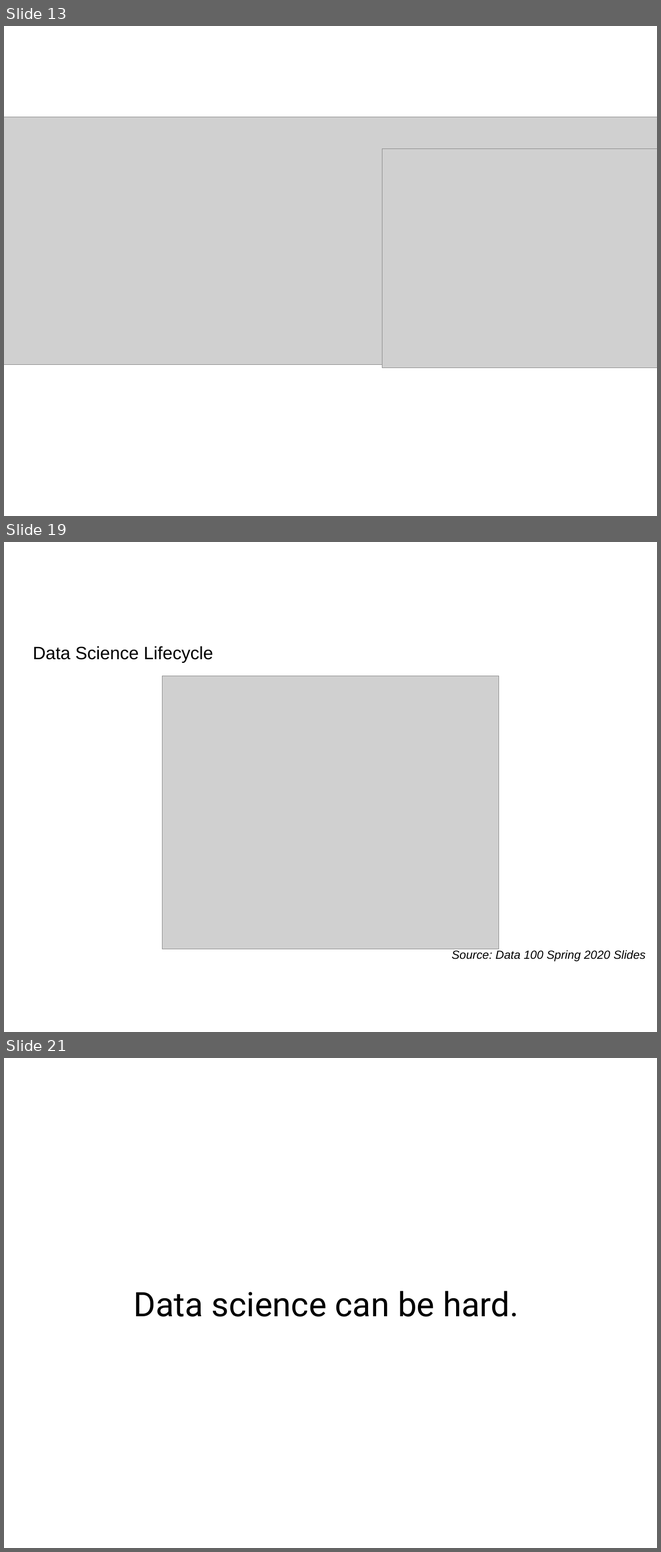
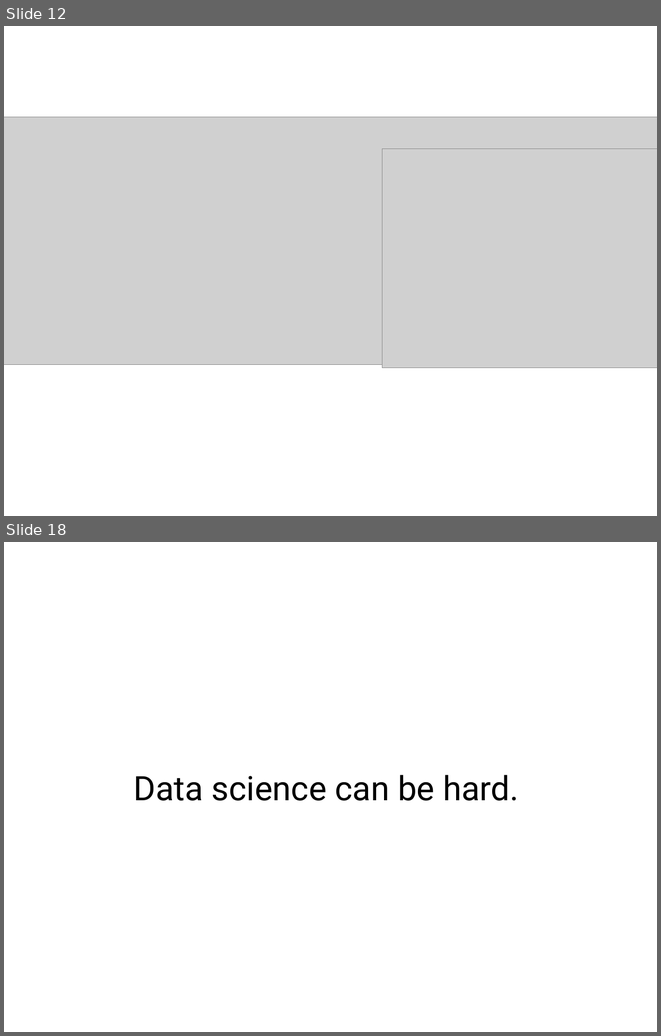
Before and after one commit to j-ales/PN4106_2026_27, a slide deck: slides/PS4106_lecture1_Intro.pptx. Shown one above the other, each under a label of ours: slides 13, 19 and 21 before the commit, slides 12 and 18 after it; the slides between them are not shown. The pictures are 661x1552 and 661x1036 pixels, drawn with LibreOffice and Linux fonts; fonts in the diff are those of the drawing; grey boxes stand for pictures. Boxes give left, top, right and bottom in pixels: in the first picture for what was removed or moved away, otherwise in the second. Text is boxed around its words. In the diff, an @@ line names an element or a change of style, - is before the commit and + after.

```diff
--- a/slides/PS4106_lecture1_Intro.pptx
+++ b/slides/PS4106_lecture1_Intro.pptx
@@ slide 19 removed at box(4, 542, 657, 1032), background #FFFFFF @@
@@ title removed at box(33, 646, 213, 663) @@
-Data Science Lifecycle
@@ picture removed at box(162, 676, 499, 949) @@
@@ text removed at box(452, 950, 646, 961) @@
-Source: Data 100 Spring 2020 Slides
@@ what was slide 13 is now slide 12 @@
@@ what was slide 21 is now slide 18 @@
```
Also in this commit, not shown: 3 slides changed, 6 slides added, 2 other slides removed, 3 other files.
